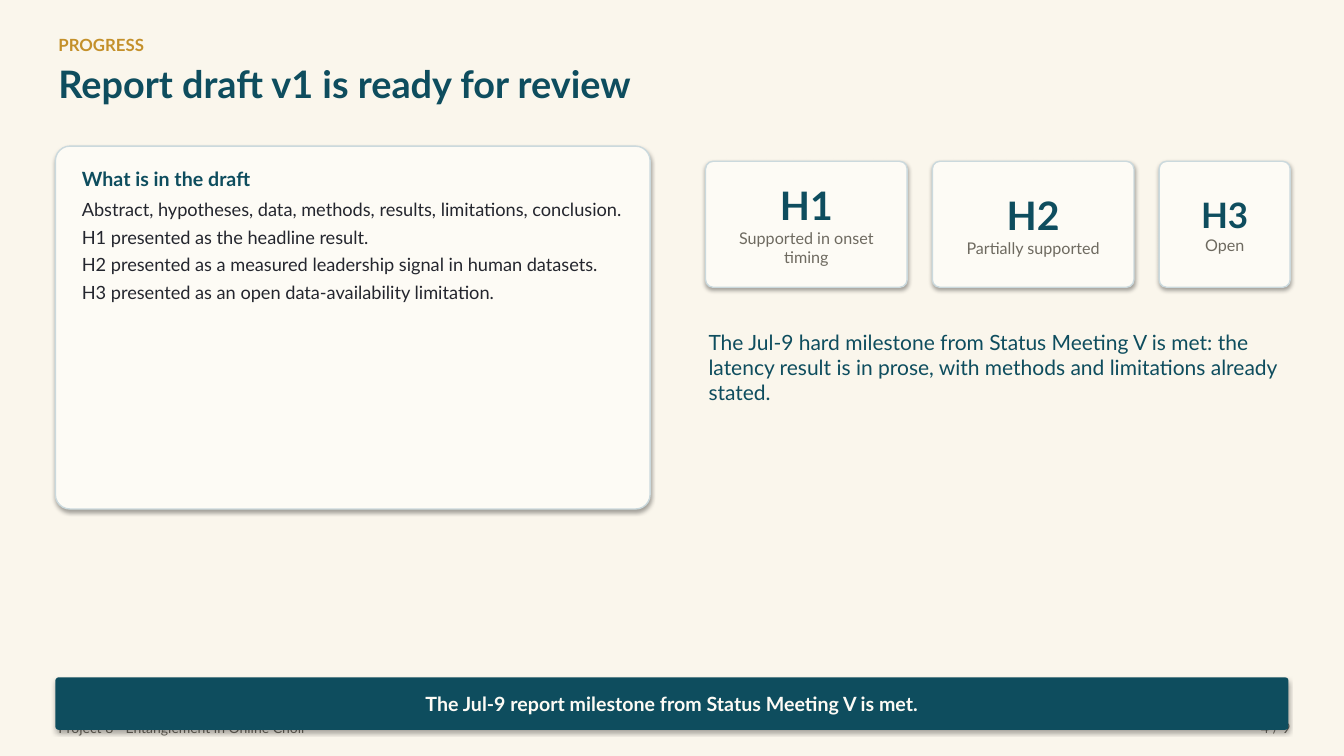
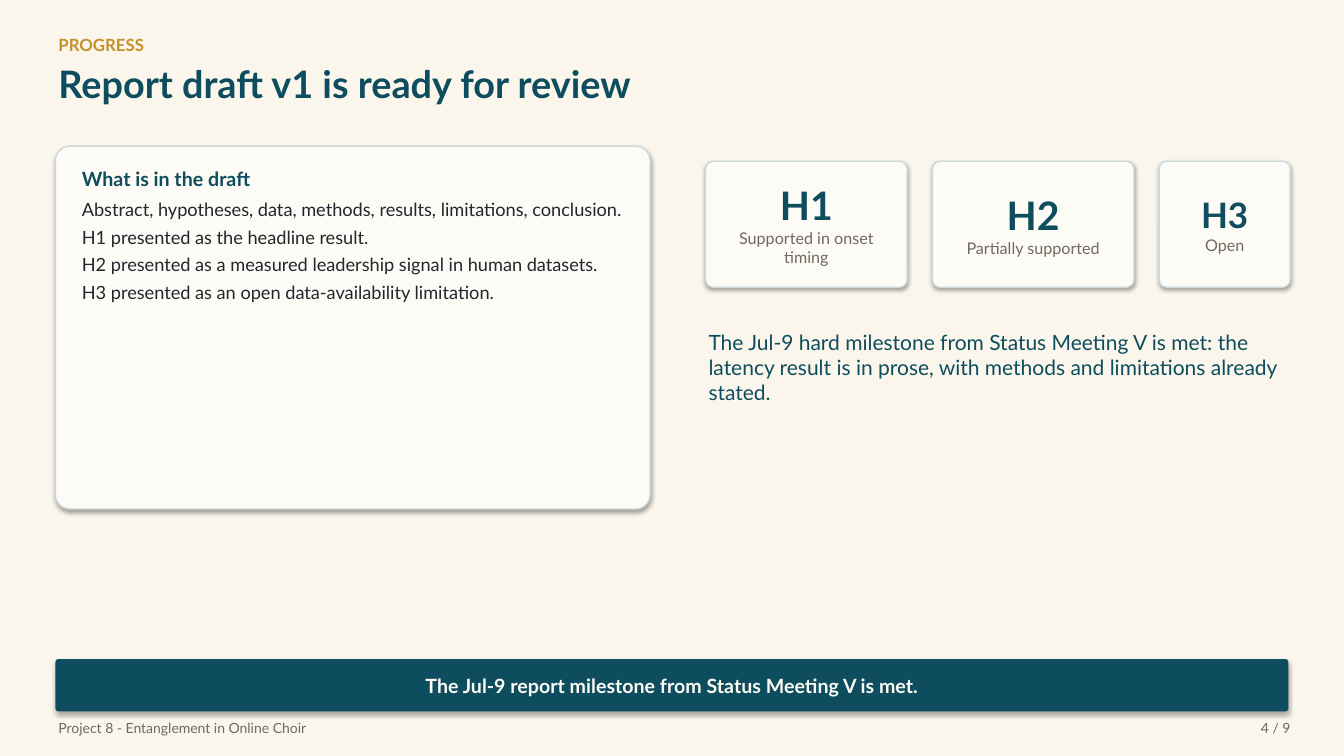
Before and after one commit to Zuraiz270/networked-choir-entanglement, a slide deck: slide 4 of output/jul09_status_meeting_vi.pptx. Drawn at 1344x756 pixels with LibreOffice and Linux fonts; fonts in the diff are those of the drawing. Boxes give left, top, right and bottom in pixels: in the first picture for what was removed or moved away, otherwise in the second. Text is boxed around its words. In the diff, an @@ line names an element or a change of style, - is before the commit and + after.

```diff
--- a/output/jul09_status_meeting_vi.pptx
+++ b/output/jul09_status_meeting_vi.pptx
@@ rounded rectangle "The Jul-9 report milestone from ...": place and size @@
-rounded rectangle "The Jul-9 report milestone from ..." at [55,678,1289,730]
+rounded rectangle "The Jul-9 report milestone from ..." at [55,659,1289,712]
```
Also in this commit, not shown: 7 other slides changed, 1 other file.
